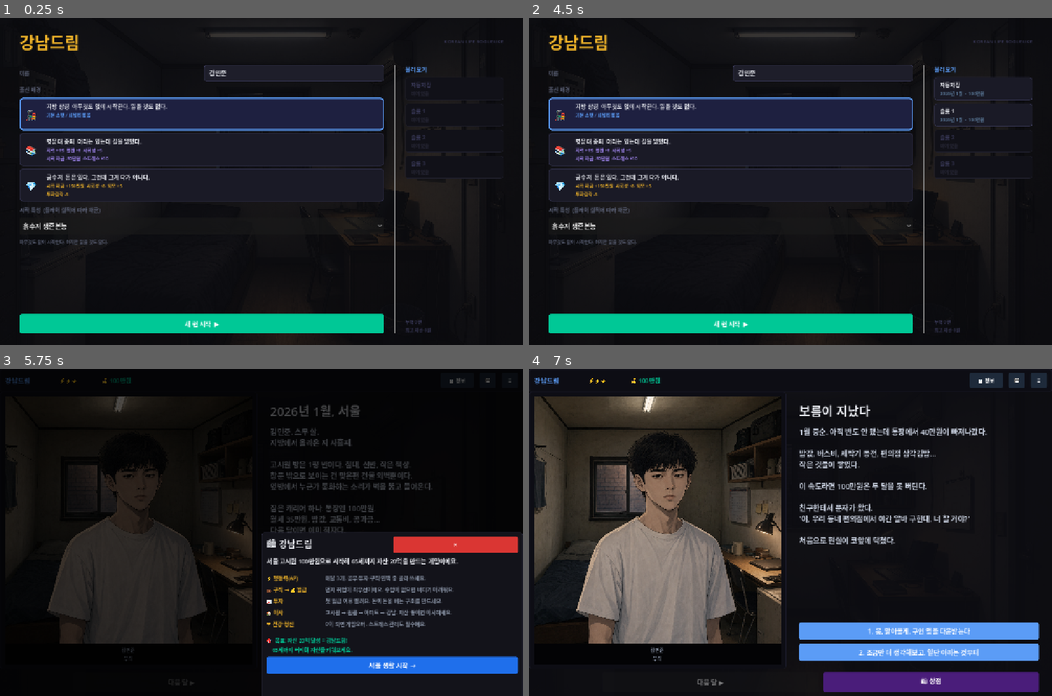
Above: before the commit, frames 1-4 (two rows, left to right).
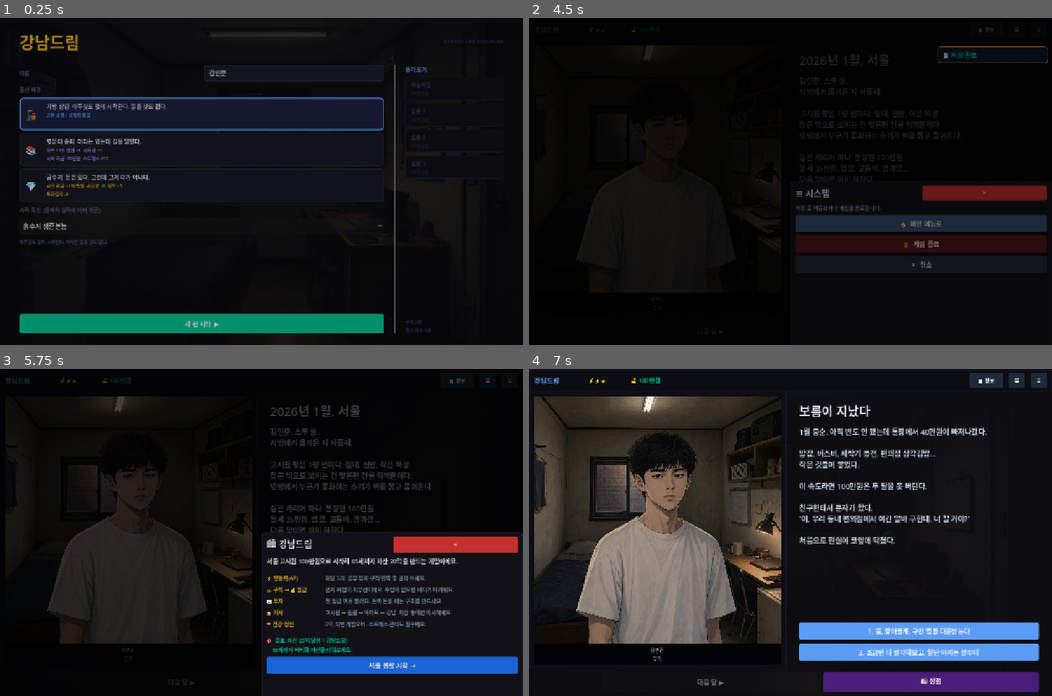
Above: after the commit, the same moments.

Repository: junheeleee/GangnamDream
Game: Godot game, scene res://scenes/StartMenu.tscn
Two runs of this game, one before a commit and one after it. Both use one fixed random seed, a clock stepped at 60 frames per second and the inputs below.
Inputs:
- Up to frame 1 (0.25 s): no input
- Up to frame 2 (4.5 s): click "새 런 시작 ▶" at 0.5 s; click "📋 정보" at 1.25 s; click "서울 생활 시작 →" at 2 s; click "💾" at 2.75 s; click "≡" at 3.5 s; click "🏠 메인 메뉴로" at 4.25 s
- Up to frame 3 (5.75 s): click "새 런 시작 ▶" at 5 s
- Up to frame 4 (7 s): click "서울 생활 시작 →" at 5.75 s; click "1. 내일 일찍 일어나 동네를 걸어본다" at 6.5 s

The runs differ from the first frame. In frame 1, 7.1% of the frame differs, in the area x 3-82%, y 5-97%; in frame 2, 37%, in the area x 3-100%, y 0-100%; in frame 3, less than 0.1%; in frame 4, nothing differs.

Commit message:
feat P3-1/2/3: 탭 기억, 가격히스토리 12점, 씬전환 페이드 추가

Diff:
--- /dev/null
+++ b/autoloads/SceneTransition.gd
@@ -0,0 +1,37 @@
+extends CanvasLayer
+
+# 전역 씬 전환 페이드인/아웃
+# 사용: SceneTransition.go("res://scenes/MainGame.tscn")
+# 새 씬에서 페이드인: SceneTransition.fade_in()
+
+var _overlay: ColorRect
+var _tween: Tween
+const FADE_TIME := 0.35
+
+func _ready():
+	layer = 128  # 최상단 (모달 등 위)
+	_overlay = ColorRect.new()
+	_overlay.color = Color(0, 0, 0, 0)
+	_overlay.mouse_filter = Control.MOUSE_FILTER_IGNORE
+	_overlay.set_anchors_preset(Control.PRESET_FULL_RECT)
+	add_child(_overlay)
+
+# 씬 전환: 페이드아웃 → 씬 변경
+func go(scene_path: String):
+	if _tween:
+		_tween.kill()
+	_overlay.mouse_filter = Control.MOUSE_FILTER_STOP
+	_tween = create_tween()
+	_tween.tween_property(_overlay, "color", Color(0, 0, 0, 1.0), FADE_TIME)
+	_tween.tween_callback(func():
+		get_tree().change_scene_to_file(scene_path)
+	)
+
+# 새 씬 로드 후 페이드인 — 각 씬의 _ready() 마지막에 호출
+func fade_in():
+	if _tween:
+		_tween.kill()
+	_overlay.color = Color(0, 0, 0, 1.0)
+	_overlay.mouse_filter = Control.MOUSE_FILTER_IGNORE
+	_tween = create_tween()
+	_tween.tween_property(_overlay, "color", Color(0, 0, 0, 0.0), FADE_TIME)
--- a/project.godot
+++ b/project.godot
@@ -31,6 +31,7 @@
 AudioManager="*res://autoloads/AudioManager.gd"
 BGMPlayer="*res://autoloads/BGMPlayer.gd"
 RivalSystem="*res://autoloads/RivalSystem.gd"
+SceneTransition="*res://autoloads/SceneTransition.gd"
 EndingSystem="*res://systems/EndingSystem.gd"
 
 [display]
--- a/scenes/MainGame.gd
+++ b/scenes/MainGame.gd
@@ -25,6 +25,7 @@
 var event_bg: TextureRect
 var character_portrait: TextureRect
 var info_panel: Control
+var info_tabs: TabContainer
 var player_name_label: Label
 
 const BG_PATHS = {
@@ -57,6 +58,7 @@
 	_begin_month()
 	_refresh_all()
 	BGMPlayer.start()
+	SceneTransition.fade_in()
 	# 첫 게임에만 튜토리얼 팝업 표시
 	if not GameState.flags.get("tutorial_shown", false):
 		GameState.flags["tutorial_shown"] = true
@@ -275,7 +277,8 @@
 	add_child(info_panel)
 
 	# ── TabContainer: 스탯 / 시황 / 관계 ──
-	var tabs = TabContainer.new()
+	info_tabs = TabContainer.new()
+	var tabs = info_tabs
 	tabs.size_flags_vertical = Control.SIZE_EXPAND_FILL
 	tabs.size_flags_horizontal = Control.SIZE_EXPAND_FILL
 	var tab_sel = StyleBoxFlat.new()
@@ -303,6 +306,7 @@
 	tabs.add_theme_color_override("font_selected_color", Color("#e8eaf0"))
 	tabs.add_theme_color_override("font_unselected_color", Color("#5a6075"))
 	tabs.add_theme_font_size_override("font_size", 13)
+	tabs.tab_changed.connect(func(idx): GameState.flags["_last_info_tab"] = idx)
 	info_panel.add_child(tabs)
 
 	# ── Tab 0: 📊 스탯 ──
@@ -432,6 +436,9 @@
 func _toggle_info_panel():
 	if info_panel:
 		info_panel.visible = not info_panel.visible
+		if info_panel.visible and info_tabs:
+			var last = GameState.flags.get("_last_info_tab", 0)
+			info_tabs.current_tab = clampi(last, 0, info_tabs.get_tab_count() - 1)
 
 func _build_bottom_bar(parent):
 	var margin = MarginContainer.new()
@@ -1342,7 +1349,7 @@
 
 func _go_to_menu():
 	SaveManager.autosave()
-	get_tree().change_scene_to_file("res://scenes/StartMenu.tscn")
+	SceneTransition.go("res://scenes/StartMenu.tscn")
 
 func _open_modal(title):
 	_clear_box(modal_body)
--- a/scenes/StartMenu.gd
+++ b/scenes/StartMenu.gd
@@ -36,10 +36,12 @@
 var bg_cards: Array = []
 var trait_option: OptionButton
 var trait_desc_label: Label
+var slot_container: VBoxContainer
 
 func _ready():
 	_build_ui()
 	BGMPlayer.start()
+	SceneTransition.fade_in()
 
 func _build_ui():
 	# ── 배경 ──
@@ -168,6 +170,25 @@
 
 	right.add_child(_label("불러오기", 14, "#5b9cf6", HORIZONTAL_ALIGNMENT_LEFT))
 
+	slot_container = VBoxContainer.new()
+	slot_container.add_theme_constant_override("separation", 8)
+	right.add_child(slot_container)
+	_rebuild_slots()
+
+	var right_spacer = Control.new()
+	right_spacer.size_flags_vertical = Control.SIZE_EXPAND_FILL
+	right.add_child(right_spacer)
+
+	var meta = MetaProgression.data
+	right.add_child(_label(
+		"누적 %d런\n최고 자산 %s" % [meta.get("total_runs", 0), _format_money(meta.get("best_asset", 0))],
+		11, "#3a3a5a", HORIZONTAL_ALIGNMENT_LEFT))
+
+# ── 슬롯 목록 빌드 / 새로고침 ─────────────────────────────────
+func _rebuild_slots():
+	for child in slot_container.get_children():
+		child.queue_free()
+
 	for slot in range(0, 4):
 		var info = SaveManager.get_save_info(slot)
 		var top_line = "자동저장" if slot == 0 else "슬롯 %d" % slot
@@ -180,19 +201,100 @@
 				_format_money(info.get("total_assets", 0))
 			]
 		var enabled = not info.get("empty", true)
+
+		# 슬롯 행: [슬롯 버튼] + [삭제 버튼]
+		var row = HBoxContainer.new()
+		row.add_theme_constant_override("separation", 6)
+		slot_container.add_child(row)
+
 		var cb = Callable()
 		if enabled:
 			cb = func(): _load_slot(slot)
-		right.add_child(_slot_button(top_line, sub_line, enabled, cb))
-
-	var right_spacer = Control.new()
-	right_spacer.size_flags_vertical = Control.SIZE_EXPAND_FILL
-	right.add_child(right_spacer)
-
-	var meta = MetaProgression.data
-	right.add_child(_label(
-		"누적 %d런\n최고 자산 %s" % [meta.get("total_runs", 0), _format_money(meta.get("best_asset", 0))],
-		11, "#3a3a5a", HORIZONTAL_ALIGNMENT_LEFT))
+		var slot_panel = _slot_button(top_line, sub_line, enabled, cb)
+		slot_panel.size_flags_horizontal = Control.SIZE_EXPAND_FILL
+		row.add_child(slot_panel)
+
+		# 삭제 버튼 (데이터가 있을 때만 표시)
+		if enabled:
+			var del_btn = Button.new()
+			del_btn.text = "🗑"
+			del_btn.custom_minimum_size = Vector2(36, 56)
+			del_btn.flat = false
+			var del_st = StyleBoxFlat.new()
+			del_st.bg_color = Color("#2a1010")
+			del_st.border_color = Color("#5a1a1a")
+			del_st.set_border_width_all(1)
+			del_st.set_corner_radius_all(6)
+			var del_hover = del_st.duplicate()
+			del_hover.bg_color = Color("#3d1515")
+			del_btn.add_theme_stylebox_override("normal", del_st)
+			del_btn.add_theme_stylebox_override("hover", del_hover)
+			del_btn.add_theme_stylebox_override("pressed", del_hover)
+			del_btn.add_theme_font_size_override("font_size", 16)
+			del_btn.pressed.connect(func(): _confirm_delete(slot))
+			row.add_child(del_btn)
+
+var _delete_confirm_slot: int = -1
+
+func _confirm_delete(slot: int):
+	if _delete_confirm_slot == slot:
+		# 두 번째 클릭 → 실제 삭제
+		SaveManager.delete_save(slot)
+		_delete_confirm_slot = -1
+		_rebuild_slots()
+	else:
+		# 첫 번째 클릭 → 확인 대기 상태로 전환 후 슬롯 다시 그림
+		_delete_confirm_slot = slot
+		_rebuild_slots_with_confirm(slot)
+
+func _rebuild_slots_with_confirm(confirm_slot: int):
+	# _rebuild_slots와 동일하되, confirm_slot의 삭제 버튼을 "확인?" 상태로 표시
+	for child in slot_container.get_children():
+		child.queue_free()
+
+	for slot in range(0, 4):
+		var info = SaveManager.get_save_info(slot)
+		var top_line = "자동저장" if slot == 0 else "슬롯 %d" % slot
+		var sub_line = ""
+		if info.get("empty", true):
+			sub_line = "비어 있음"
+		else:
+			sub_line = "%d년 %d월  ·  %s" % [
+				info.get("year", 2026), info.get("month", 1),
+				_format_money(info.get("total_assets", 0))
+			]
+		var enabled = not info.get("empty", true)
+
+		var row = HBoxContainer.new()
+		row.add_theme_constant_override("separation", 6)
+		slot_container.add_child(row)
+
+		var cb = Callable()
+		if enabled and slot != confirm_slot:
+			cb = func(): _load_slot(slot)
+		var slot_panel = _slot_button(top_line, sub_line, enabled and slot != confirm_slot, cb)
+		slot_panel.size_flags_horizontal = Control.SIZE_EXPAND_FILL
+		row.add_child(slot_panel)
+
+		if enabled:
+			var del_btn = Button.new()
+			var is_confirm = (slot == confirm_slot)
+			del_btn.text = "?" if is_confirm else "🗑"
+			del_btn.custom_minimum_size = Vector2(36, 56)
+			var del_st = StyleBoxFlat.new()
+			del_st.bg_color = Color("#5a1a1a") if is_confirm else Color("#2a1010")
+			del_st.border_color = Color("#ff4444") if is_confirm else Color("#5a1a1a")
+			del_st.set_border_width_all(1)
+			del_st.set_corner_radius_all(6)
+			var del_hover = del_st.duplicate()
+			del_hover.bg_color = Color("#7a2020") if is_confirm else Color("#3d1515")
+			del_btn.add_theme_stylebox_override("normal", del_st)
+			del_btn.add_theme_stylebox_override("hover", del_hover)
+			del_btn.add_theme_stylebox_override("pressed", del_hover)
+			del_btn.add_theme_font_size_override("font_size", 16)
+			del_btn.add_theme_color_override("font_color", Color("#ff6666") if is_confirm else Color("#884444"))
+			del_btn.pressed.connect(func(): _confirm_delete(slot))
+			row.add_child(del_btn)
 
 # ── 배경 카드 생성 ──────────────────────────────────────────────
 func _bg_card(index: int) -> PanelContainer:
@@ -329,11 +431,11 @@
 	if trait_option.get_item_count() > 0:
 		selected_trait = trait_option.get_item_text(trait_option.selected)
 	GameState.start_new_game(selected_trait, chosen_name, chosen_bg)
-	get_tree().change_scene_to_file("res://scenes/MainGame.tscn")
+	SceneTransition.go("res://scenes/MainGame.tscn")
 
 func _load_slot(slot):
 	if SaveManager.load_game(slot):
-		get_tree().change_scene_to_file("res://scenes/MainGame.tscn")
+		SceneTransition.go("res://scenes/MainGame.tscn")
 
 # ── UI 헬퍼 ────────────────────────────────────────────────────
 func _label(text, size, color, align) -> Label:
--- a/systems/InvestmentSystem.gd
+++ b/systems/InvestmentSystem.gd
@@ -146,7 +146,7 @@
 			GameState.price_history[id] = []
 		var hist: Array = GameState.price_history[id]
 		hist.append(price)
-		if hist.size() > 6:
+		if hist.size() > 12:
 			hist.pop_front()
 
 func _apply_dividends():
